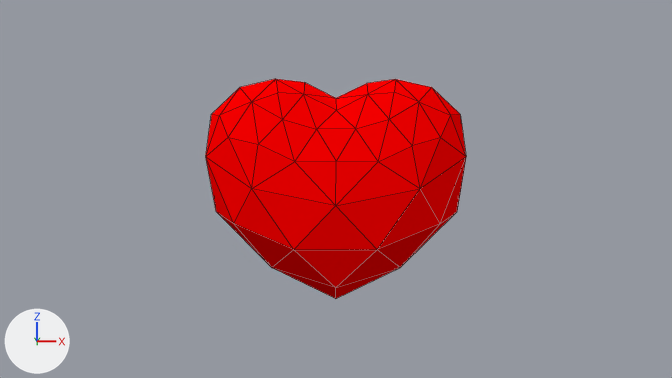
One commit to the Blender file build-BattleCity-Desktop_Qt_5_12_3_MinGW_32_bit-Debug/media/image_sources/heart/heart.blend: the scene before it, then after it.
Before and after are seen from the file's camera 'Camera'. Every picture has the same lights, and +X, +Y and +Z are marked at lower left. Mesh edges are drawn as thin lines.

Objects in the first picture: 'Икосфера'.
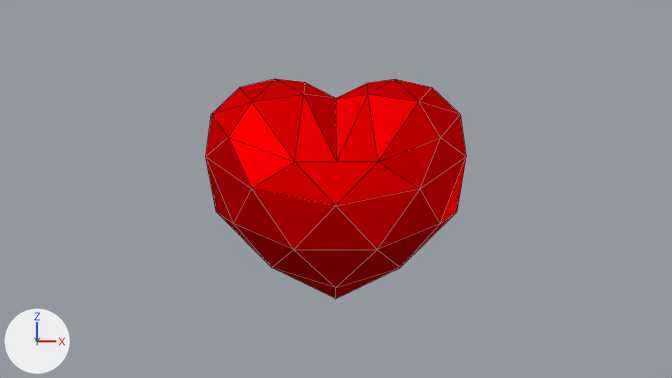
The newer file is also turned or shifted as a whole; pictures and numbers use the older file's frame.

What changed in the scene script:
```text
Change mat_материал:
    remove n0 = _N.new('ShaderNodeOutputMaterial'); n0.name = 'Material Output.001'
    remove n1 = _N.new('ShaderNodeBsdfDiffuse'); n1.name = 'Diffuse BSDF'
    remove n1.inputs[0].default_value = (1.0, 0.0, 0.0, 1.0)  # 'Color', red #ff0000
    remove _L.new(n1.outputs[0], n0.inputs[0])  # 'BSDF' to 'Surface'
    add n2 = _N.new('ShaderNodeOutputMaterial'); n2.name = 'Material Output'
    add n3 = _N.new('ShaderNodeBsdfGlass'); n3.name = 'Glass BSDF'
    add n3.inputs[0].default_value = (0.8, 0.0, 0.0, 1.0)  # 'Color', red #e70000
    add n3.inputs[1].default_value = 0.551  # 'Roughness'
    add n3.inputs[2].default_value = -10.0  # 'IOR'
    add _L.new(n3.outputs[0], n2.inputs[0])  # 'BSDF' to 'Surface'
Change me_икосфера_000:
    used by ob_икосфера; location = (0.0, 0.0, 0.0); rotation_euler = (0.0, 0.0, 6.283), in degrees (0, 0, 360)
    remove me_икосфера_000.from_pydata(...)  # 74 vertices, 144 faces; spans x -0.87..0.87, y -0.41..0.41, z -0.75..0.75
    add me_икосфера_000.from_pydata(...)  # 52 vertices, 98 faces; spans x -0.87..0.87, y -0.41..0.41, z -0.75..0.75
    me_икосфера_000 part 1
    24 vertices are removed from x -0.77..0.76, y -0.36..0.37, z 0.18..0.64
    84 faces are deleted
    2 vertices are added at (0.0, 0.35, 0.17), (0.0, -0.35, 0.17)
    38 new faces join them
```

Pixel boxes (x1, y1, x2, y2) of what changed, in the pictures (672 x 378 px):
'Икосфера', recoloured, reshaped
    both: (206, 79, 466, 299)
part 1 of me_икосфера_000, cut back
    both: (206, 79, 466, 205)
